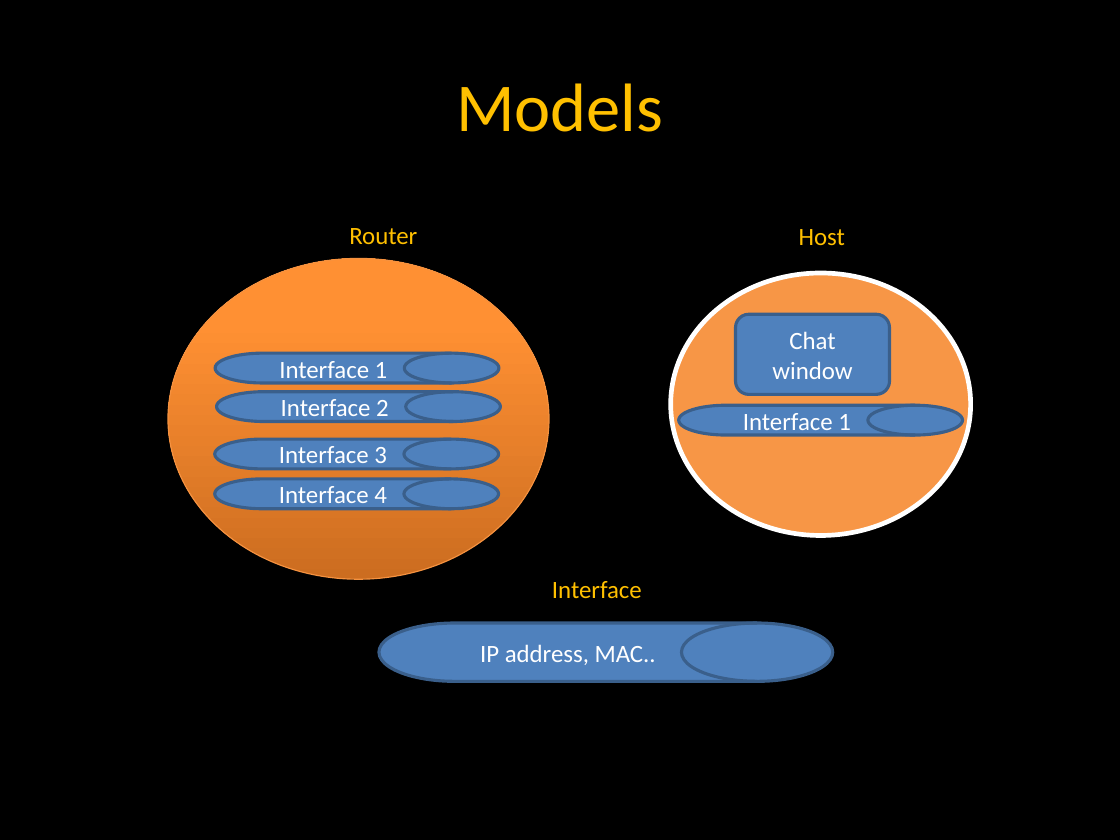
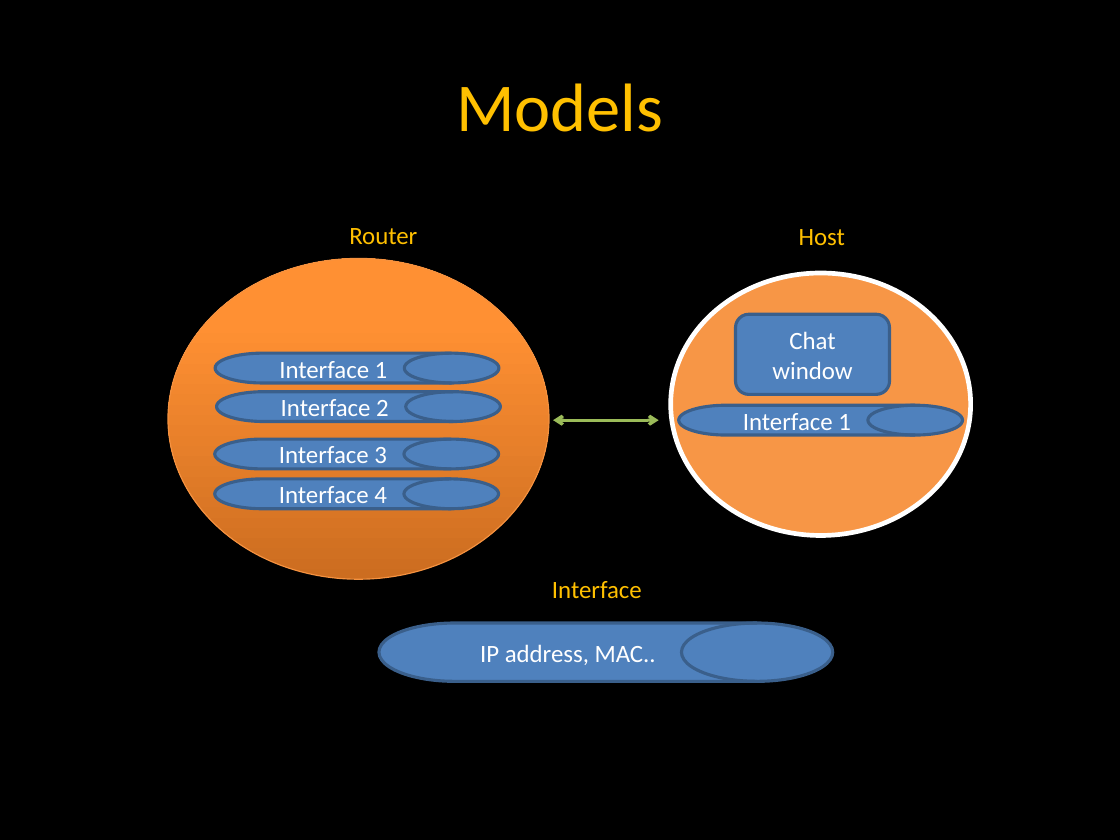
Before and after one commit to ainilaha/InternetSimulation, a slide deck: slide 1 of Readme.pptx. Drawn at 1120x840 pixels with LibreOffice and Linux fonts; fonts in the diff are those of the drawing. Boxes give left, top, right and bottom in pixels: in the first picture for what was removed or moved away, otherwise in the second. Text is boxed around its words. In the diff, an @@ line names an element or a change of style, - is before the commit and + after.

```diff
--- a/Readme.pptx
+++ b/Readme.pptx
@@ double arrow added from (553, 420) to (659, 420), #9BBB59 2 pt @@
```
Also in this commit, not shown: 4 other files.
